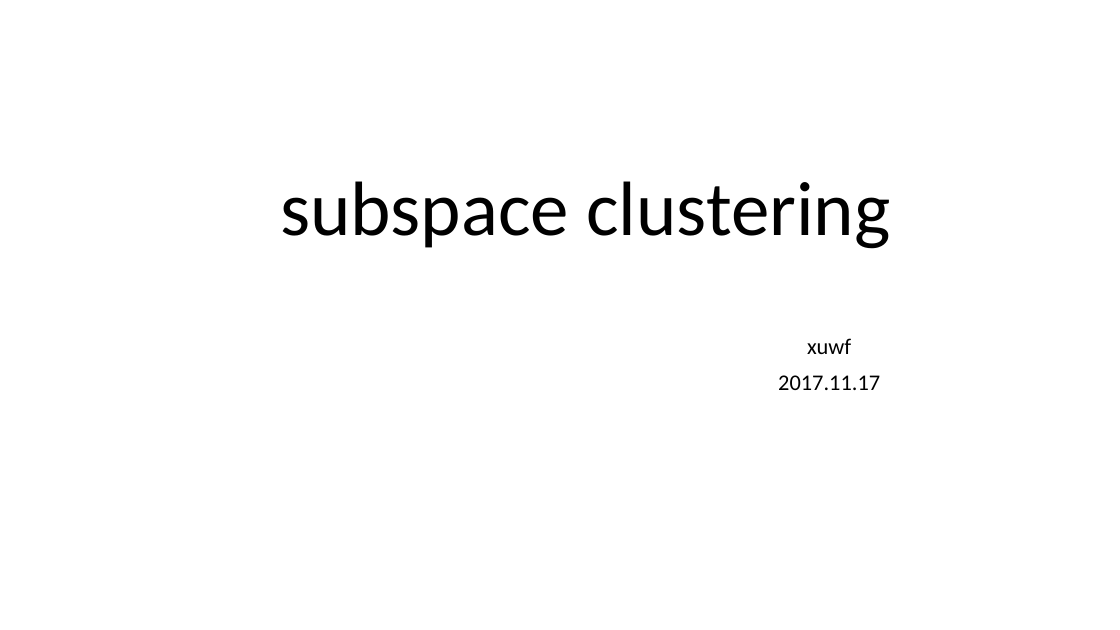
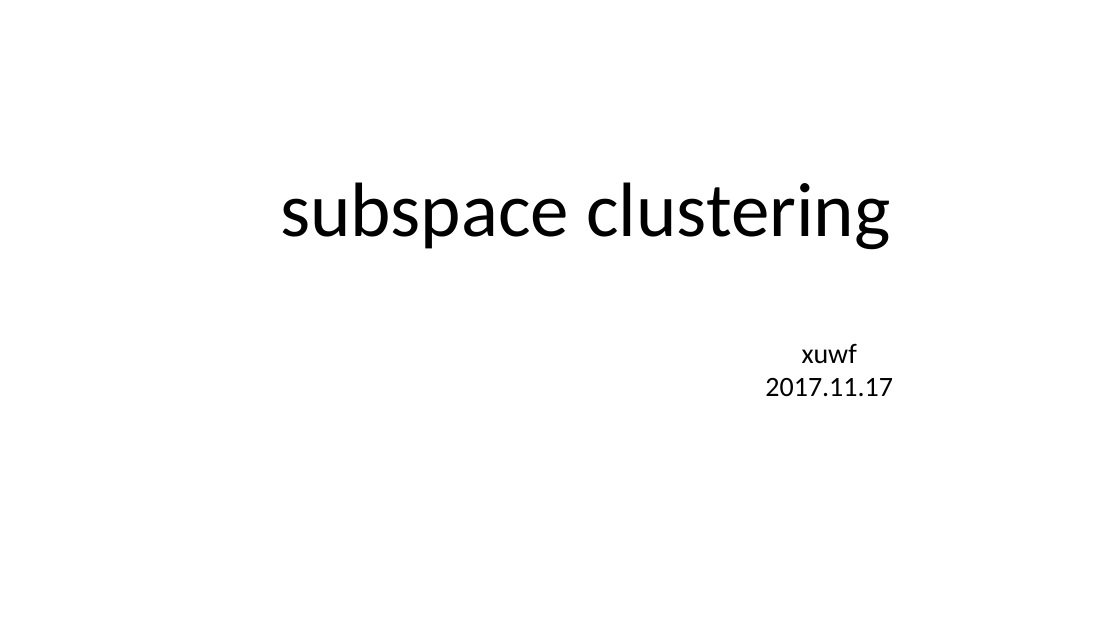
Before and after one commit to dhdsjy/Practice-in-Homewell, a slide deck: slide 1 of notes-for-technical/subspace-clustering.pptx. Drawn at 1120x630 pixels with LibreOffice and Linux fonts; fonts in the diff are those of the drawing. Boxes give left, top, right and bottom in pixels: in the first picture for what was removed or moved away, otherwise in the second. Text is boxed around its words. In the diff, an @@ line names an element or a change of style, - is before the commit and + after.

```diff
--- a/notes-for-technical/subspace-clustering.pptx
+++ b/notes-for-technical/subspace-clustering.pptx
@@ text "xuwf" at box(765, 344, 893, 397): size 19.2 to 24 pt; line spacing 0.9 to 1; less space between paragraphs @@
```
Also in this commit, not shown: 14 other slides changed, 3 other files.
